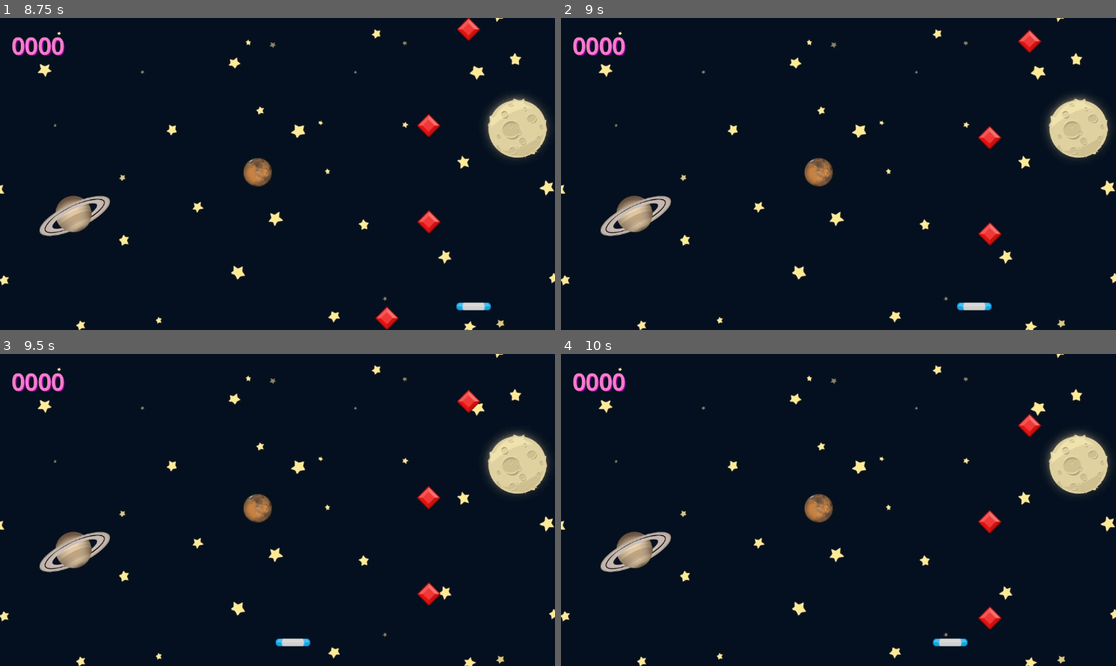
Above: before the commit, frames 1-4 (two rows, left to right).
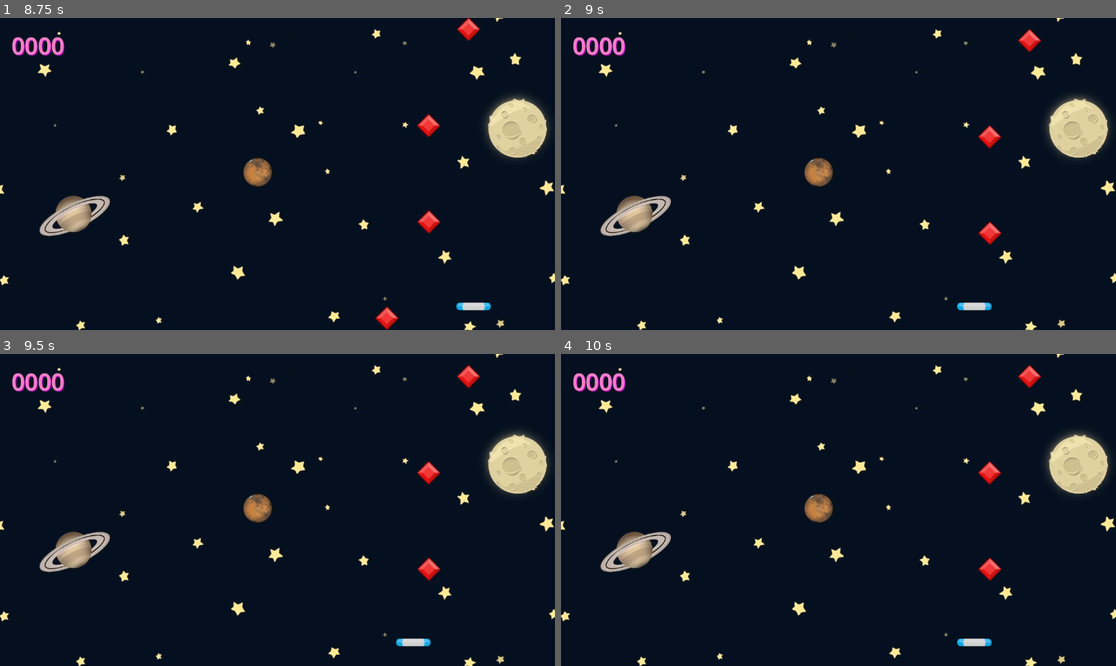
Above: after the commit, the same moments.

Repository: Evan-Roberts-808/Gem-Catcher
Game: Godot game, scene res://scenes/game.tscn
Two runs of this game, one before a commit and one after it. Both use one fixed random seed, a clock stepped at 60 frames per second and the inputs below.
Inputs:
- Up to frame 1 (8.75 s): tap Enter at 0.5, 2 s; hold Right (right) 0.53-1.28 s; tap Space at 1.25 s; hold Left (left) 1.28-2.03 s; hold Right (right) 2.03-3.53 s; hold Left (left) 3.53-5.78 s; hold Right (right) 5.78-8.03 s; hold Left (left) from 8.03 s (still down)
- Up to frame 2 (9 s): keep holding Left (left)
- Up to frame 3 (9.5 s): keep holding Left (left)
- Up to frame 4 (10 s): release Left (left) at 9.53 s; hold Right (right) from 9.53 s (still down)

Frame 1 is identical in both runs. In frame 2, 0.2% of the frame differs, in the area x 75-87%, y 3-73%; in frame 3, 1.4%, in the area x 49-87%, y 3-94%; in frame 4, 1.3%.

Commit message:
game over now stops all processes

Diff:
--- a/scenes/game.gd
+++ b/scenes/game.gd
@@ -2,6 +2,7 @@
 
 @export var gem_scene: PackedScene
 @onready var score_label: Label = $Label
+@onready var timer: Timer = $Timer
 
 var _score: int = 0
 
@@ -22,8 +23,13 @@
 	new_gem.position = Vector2(xpos, -50)
 	add_child(new_gem)
 
+func stop_all() -> void:
+	timer.stop()
+	for child in get_children():
+		child.set_process(false)
+
 func game_over() -> void:
-	print("game_over")
+	stop_all()
 
 func _on_timer_timeout() -> void:
 	print("_on_timer_timeout")
